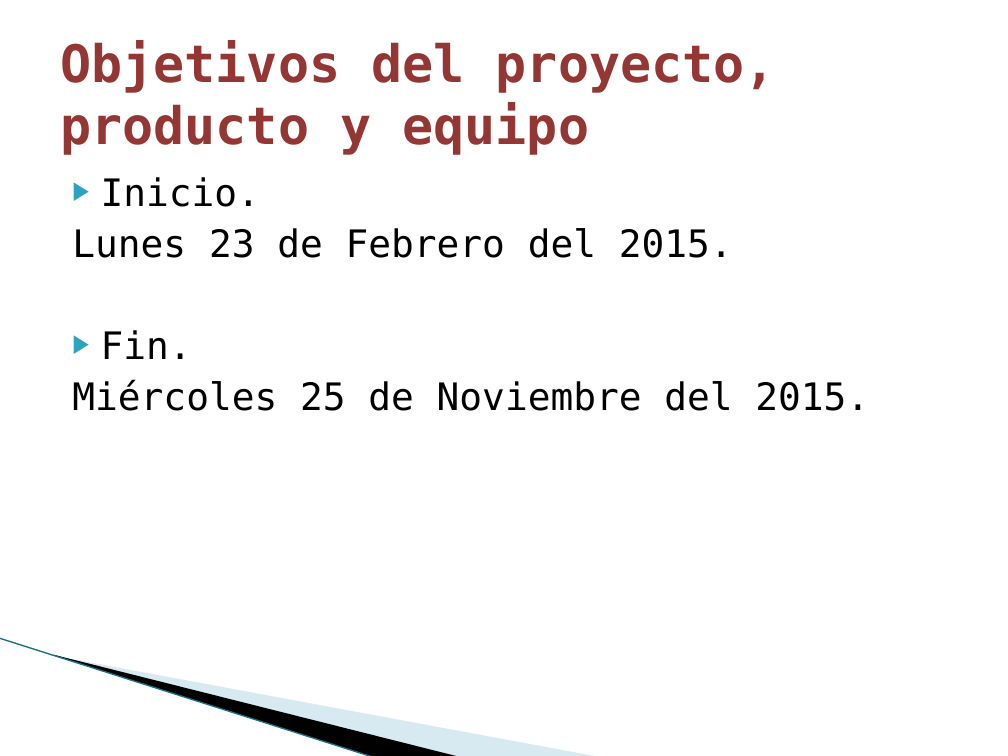
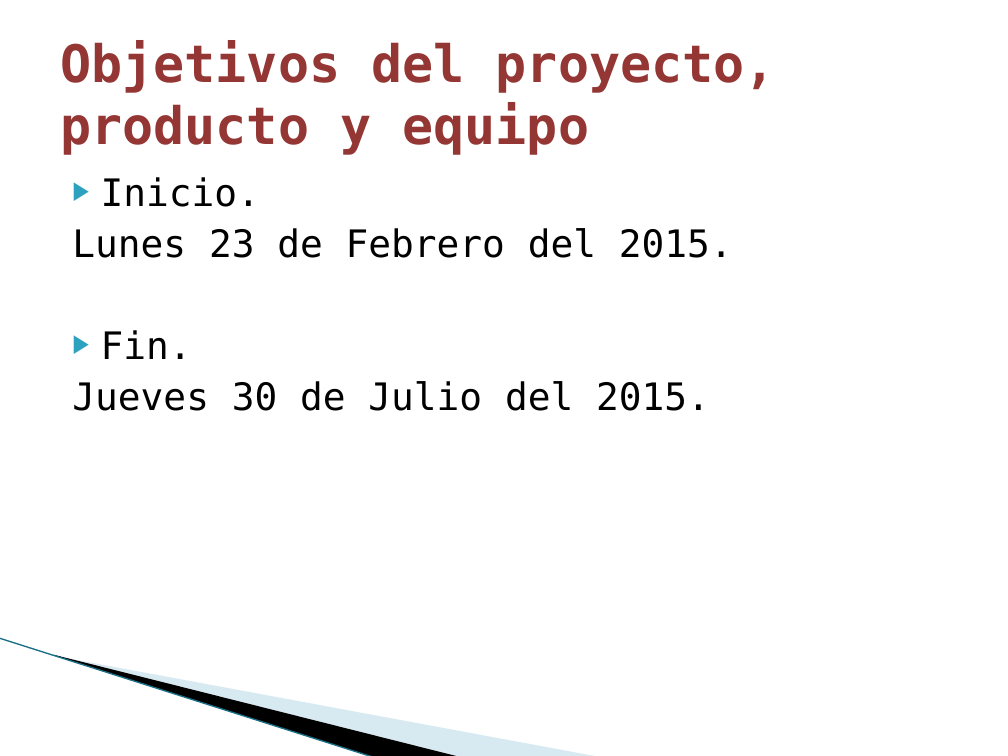
Before and after one commit to francisco-alamillo/ProyectoNutricion, a slide deck: slide 5 of Documentacion/UPIIZ_PTLL_PresentaciónAprobaciónProyecto.pptx. Drawn at 1008x756 pixels with LibreOffice and Linux fonts; fonts in the diff are those of the drawing; background and template pictures are left out. Boxes give left, top, right and bottom in pixels: in the first picture for what was removed or moved away, otherwise in the second. Text is boxed around its words. In the diff, an @@ line names an element or a change of style, - is before the commit and + after.

```diff
--- a/Documentacion/UPIIZ_PTLL_PresentaciónAprobaciónProyecto.pptx
+++ b/Documentacion/UPIIZ_PTLL_PresentaciónAprobaciónProyecto.pptx
@@ text at [72, 381, 710, 411]: text changed @@
-Miércoles 25 de Noviembre del 2015.
+Jueves 30 de Julio del 2015.
```
Also in this commit, not shown: 1 other slide changed.
